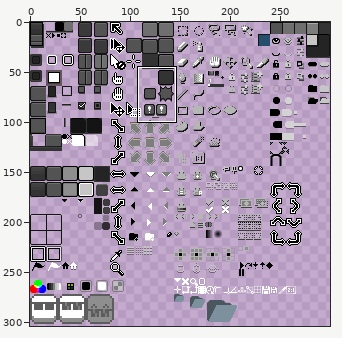
File history of a sprite sheet, data/extensions/aseprite-theme/sheet_1x.png. Above: a wide view before the commit, with the close-up outlined.
Close-up. Earlier state:
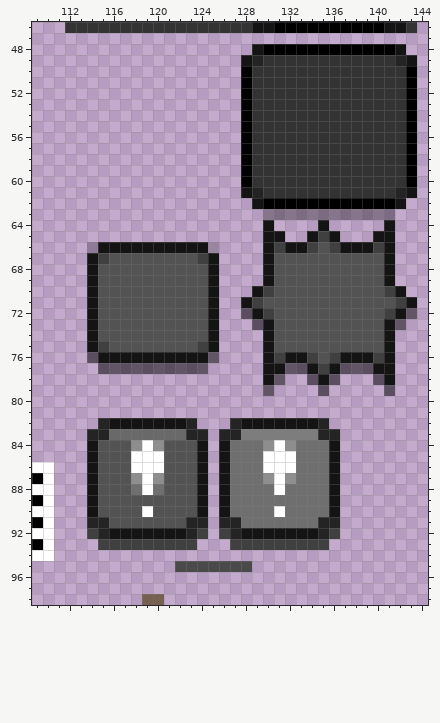
Pixels under 10% opacity are left out. Colours within 5 levels of each other are drawn and written as one. Shown: x 109..144, y 46..98.
Once edited:
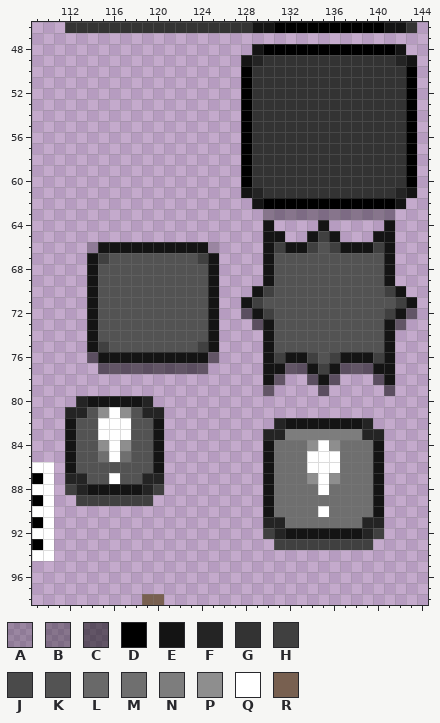
Palette (. is transparent): A #00000036  B #00000050  C #00000080  D #000000  E #141414  F #242424  G #333333  H #404040  J #4a4a4a  K #535353  L #696969  M #6f6f6f  N #7d7d7d  P #8e8e8e  Q #ffffff  R #786050
Diff:
file 300x304 -> 600x608 pixels (blocks of 1x1 -> 2x2; one block is one cell here)
Changed rows in their new state; - is an unchanged pixel.
first column x 112:
80 -FEEEEEF---------------------
81 FFKPQPKFF--------------------
82 EKKQQQKK-...---....F---EEEEF-
83 EKKQQQKKE....-....FF---NNNNFF
84 EKKPQPKKE....-....EMM-PQPMMME
85 EKKMQMKKE....-....EMM-QQQMMME
86 EKK---KKE....-....EMM-QQQMMME
87 FFK-Q-KFF....-....EMM-PQPMMME
88 HF-EEEEFH....-....EM---QMMMME
89 -HHHHHHH.....-....E-----MMMME
90 --...........-....EM---QMMMME
91 --...........-....FF---MMMMFF
92 --...........-....HF---EEEEFH
93 ---.........---....-----HHHH-
95 ----------.......------------
Boxes around the changes in both close-ups, in picture pixels (x1, y1, x2, y2):
changed: (65, 396, 384, 572)
